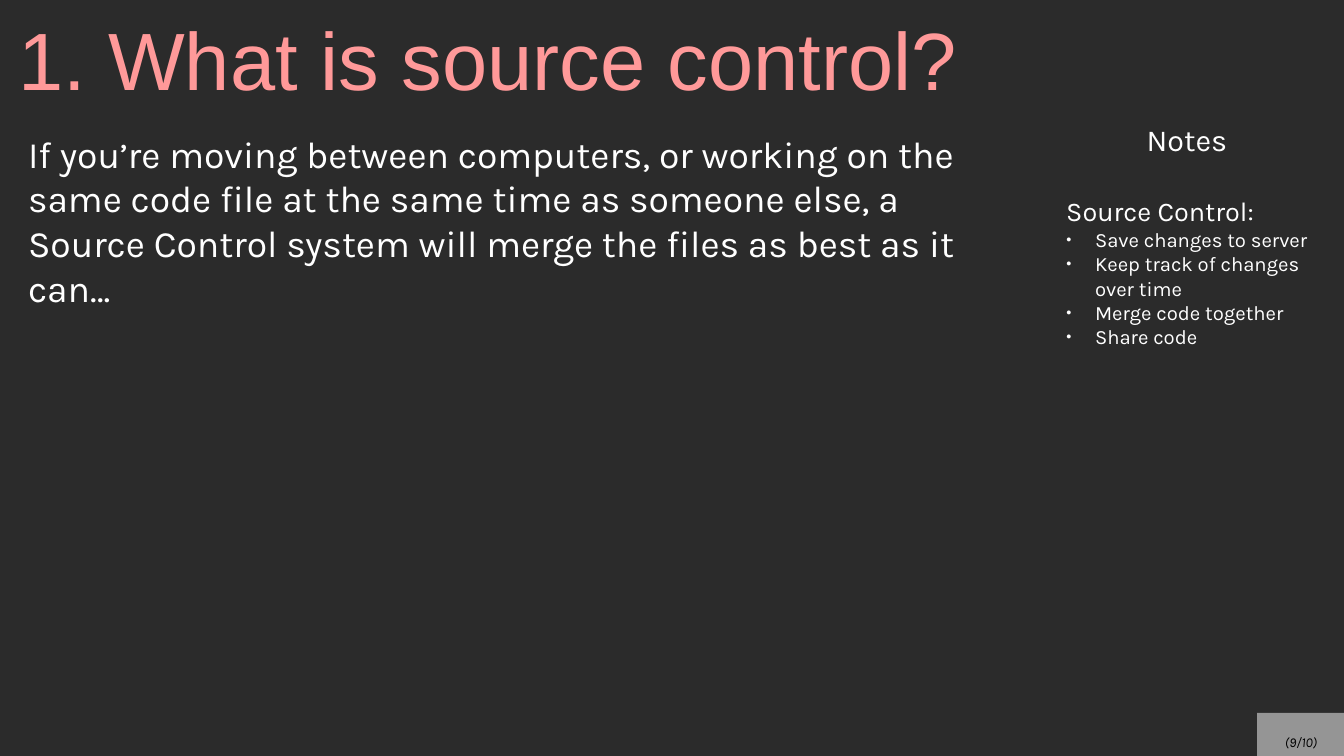
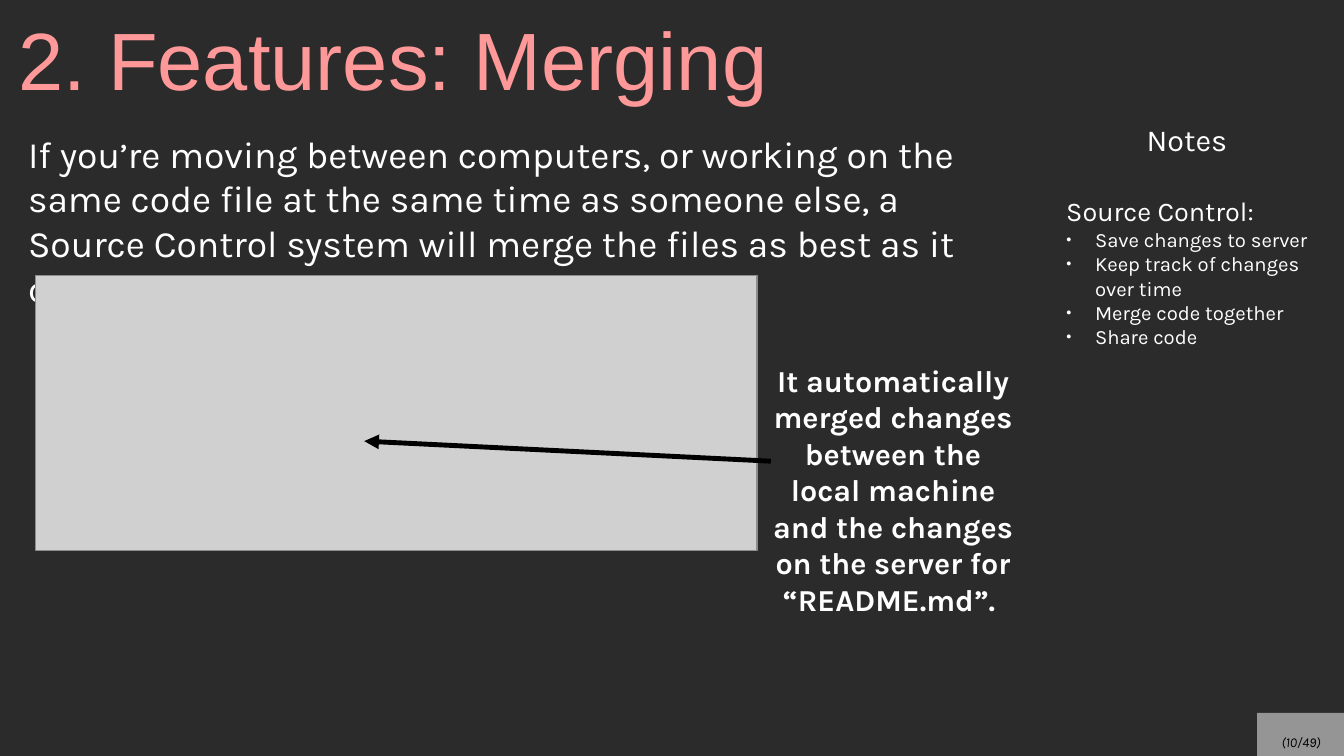
Before and after one commit to mariamhabib/CS250-Data-Structures, a slide deck: slide 10 of Lectures/Slides/Git and Source Control.odp (slide 9 before the commit). Drawn at 1344x756 pixels with LibreOffice and Linux fonts; fonts in the diff are those of the drawing; grey boxes stand for pictures; background and template pictures are left out; a plain dark background stands for a picture behind light text. Boxes give left, top, right and bottom in pixels: in the first picture for what was removed or moved away, otherwise in the second. Text is boxed around its words. In the diff, an @@ line names an element or a change of style, - is before the commit and + after.

Commit message:
Source Control repository

```diff
--- a/Lectures/Slides/Git and Source Control.odp
+++ b/Lectures/Slides/Git and Source Control.odp
@@ title at (x1=18, y1=31, x2=768, y2=105): text changed @@
-1. What is source control?
+2. Features: Merging
@@ picture added at (x1=35, y1=276, x2=757, y2=551) @@
@@ text added at (x1=773, y1=370, x2=1013, y2=612), 18 pt, text #FFFFFF, bold @@
+It automatically merged changes between the local machine and the changes on the server for “README.md”.
@@ arrow added from (771, 461) to (365, 441), #000000 2.89 pt @@
@@ page number at (x1=1282, y1=737, x2=1321, y2=748): text changed @@
-(9/10)
+(10/49)
```
Also in this commit, not shown: 2 other slides changed, 42 slides added, 3 slides removed, 1 other file.
